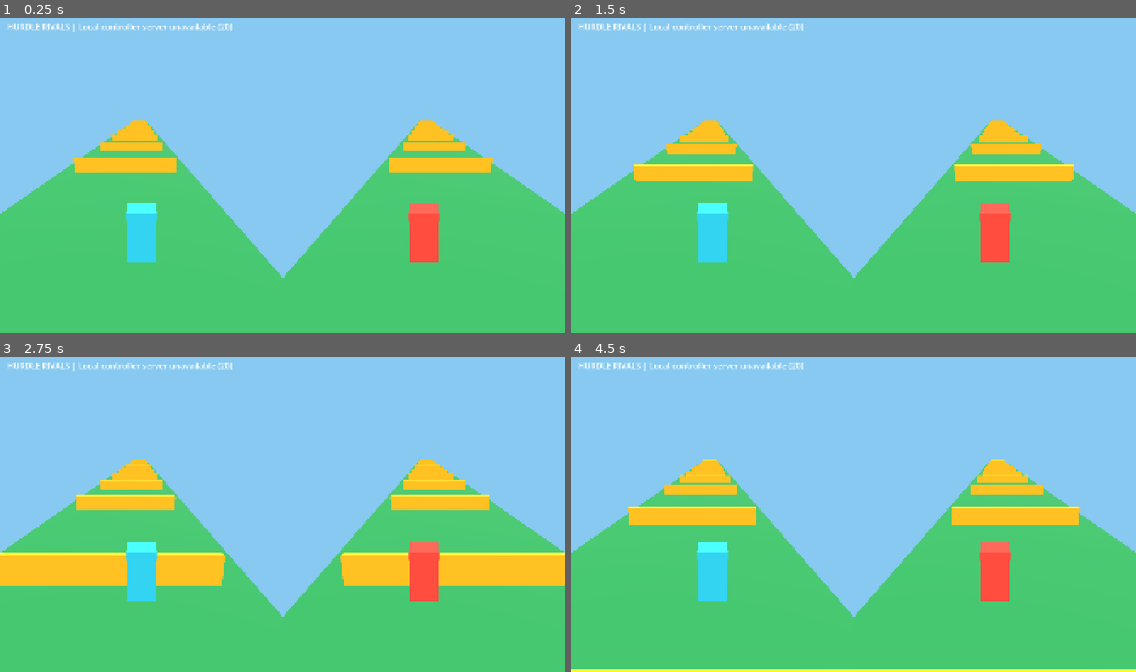
Above: before the commit, frames 1-4 (two rows, left to right).
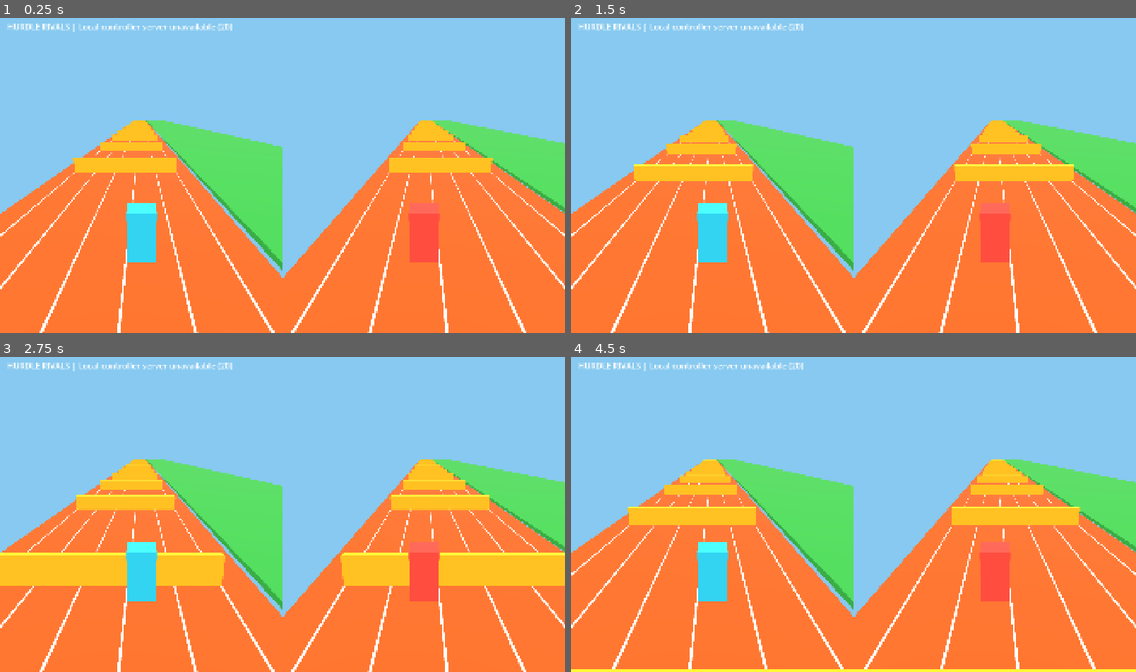
Above: after the commit, the same moments.

Repository: baloyi286-hub/HurdleRivals-Unity
Game: Godot game, scene res://scenes/main.tscn
Same seed, same stepped clock (60 frames per second), same inputs: the game is played once before the commit and once after it.
Inputs:
- Up to frame 1 (0.25 s): no input
- Up to frame 2 (1.5 s): tap Enter at 0.5, 1.35 s; hold Enter 0.53-1.28 s
- Up to frame 3 (2.75 s): hold Enter from 2.03 s (still down)
- Up to frame 4 (4.5 s): release Enter at 2.78 s; tap Enter at 2.85, 4.35 s; tap Space at 3.5 s; hold Enter 3.53-4.28 s

The runs differ from the first frame. In frame 1, 51% of the frame differs, in the area x 0-100%, y 32-100%; in frame 2, 50%; in frame 3, 44%; in frame 4, 49%.

Commit message:
Start reference-style stadium track with orange lanes and green infield

Diff:
--- a/scripts/main.gd
+++ b/scripts/main.gd
@@ -51,7 +51,10 @@
         reparent_viewport(viewport, container)
         var world := Node3D.new()
         viewport.add_child(world)
-        _add_mesh(world, "Track", Vector3(0, -0.2, 125), Vector3(13, 0.3, 270), Color(0.19, 0.61, 0.33))
+        _add_mesh(world, "Track", Vector3(0, -0.2, 125), Vector3(13, 0.3, 270), Color(0.96, 0.35, 0.12))
+        for lane in range(-5, 7, 2):
+            _add_mesh(world, "LaneLine", Vector3(float(lane), -0.035, 125), Vector3(0.08, 0.025, 270), Color(1, 0.97, 0.84))
+        _add_mesh(world, "Infield", Vector3(-17, -0.2, 125), Vector3(20, 0.3, 270), Color(0.23, 0.68, 0.27))
         for z in range(14, 240, 14):
             _add_mesh(world, "Hurdle", Vector3(0, 0.7, z), Vector3(10, 1.4, 0.3), Color(1, 0.76, 0.14))
         _add_mesh(world, "Finish", Vector3(0, 0.04, FINISH_Z), Vector3(13, 0.1, 1), Color.WHITE)
